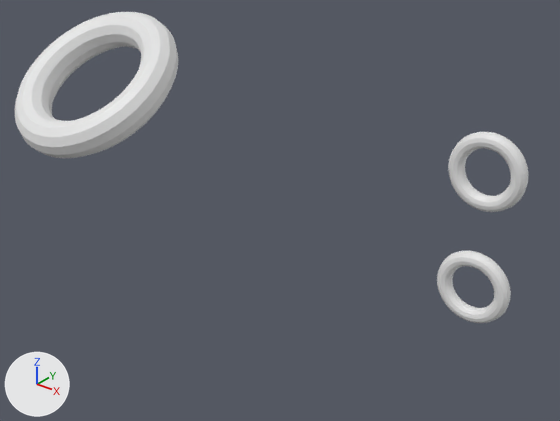
What one commit did to the Blender file core/blender/Levels/Beginner Levels/level4.blend.
Both versions are drawn from a 50 mm camera at (8.53, -10.58, 9.09) aimed at (-0.57, 0.81, 2.04). The axes (+X, +Y, +Z) are drawn at lower left. The lights are the same throughout.

Objects in the first picture: 'Gate.000', 'Gate.006', 'Gate.007'.
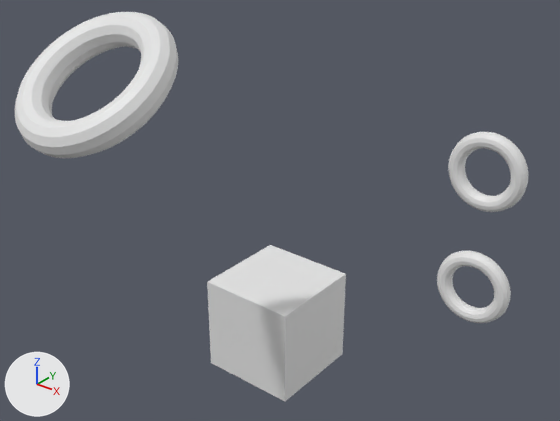
What differs and where, as boxes [x1, y1, x2, y2] in the pictures (560 x 421 px):
```json
{"object": "Level", "change": "added", "after": [207, 245, 346, 401]}
```

Scene script edits in JSON lines:
```json
{"op": "add", "block": "me_cube", "code": ["me_cube = bpy.data.meshes.new('Cube')", "me_cube.from_pydata(...)  # a box spanning x -1.0..1.0, y -1.0..1.0, z -1.0..1.0"]}
{"op": "add", "block": "ob_level", "code": ["ob_level = bpy.data.objects.new('Level', me_cube)", "ob_level.location = (0.0, 0.0, 0.0)"]}
```
